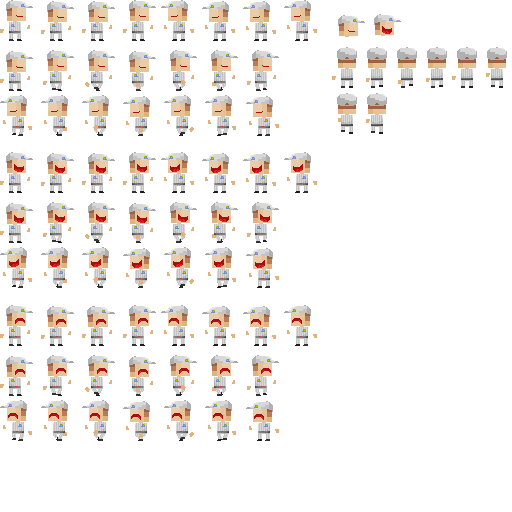
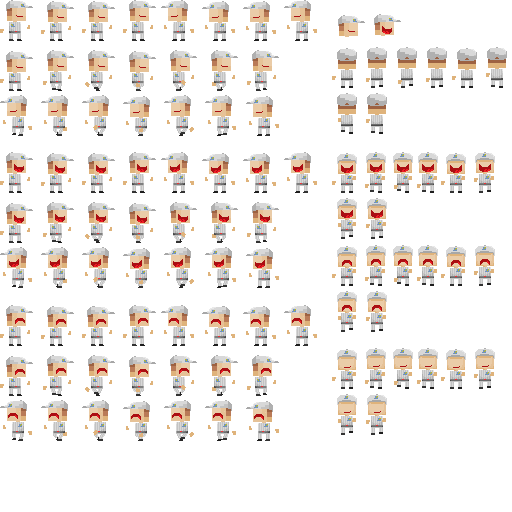
Before/after of a 512 × 512 layered artwork. What changed in the layer stack:
renamed "Capa 11" to "Up", painted on it over [337, 47, 506, 115]
removed layer "Capa 10" over [337, 47, 506, 115]
added group "Triste" with 3 layers above "Feliz" over [332, 245, 495, 435]
added layer "Down Sad" in group "Triste" over [332, 245, 495, 332]
added group "Feliz" with 3 layers above "Serious" over [332, 152, 495, 286]
added layer "Down Happy" in group "Feliz" over [332, 152, 495, 239]
added group "Serious" with 3 layers above "Faces" over [332, 47, 495, 435]
added layer "Down Serious" in group "Serious" over [332, 348, 495, 435]
